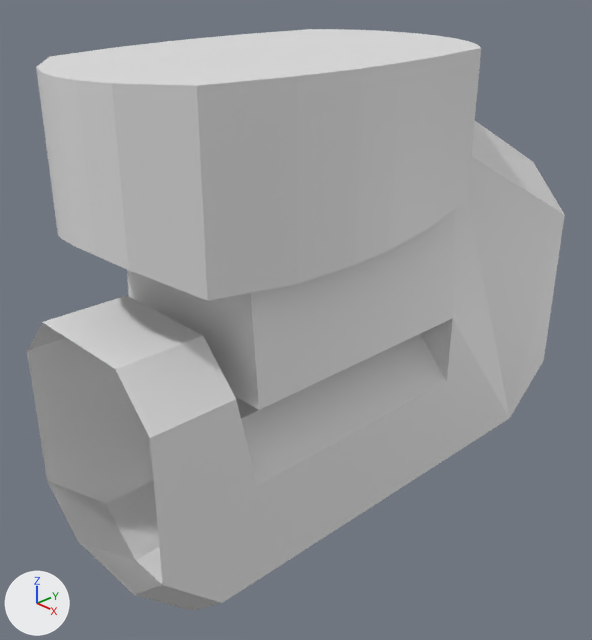
Two versions of the Blender file Models/Squad/Spaces/mk1InlineCockpit.blend, one commit apart.
Both versions are drawn from a 50 mm lens placed at (1.78, -1.83, 1.33), pointed at (-0.05, -0.11, 0.16). Lighting does not change. The marker at lower left points along +X, +Y and +Z.

The first picture shows 'shellCollider', 'windowMask'.
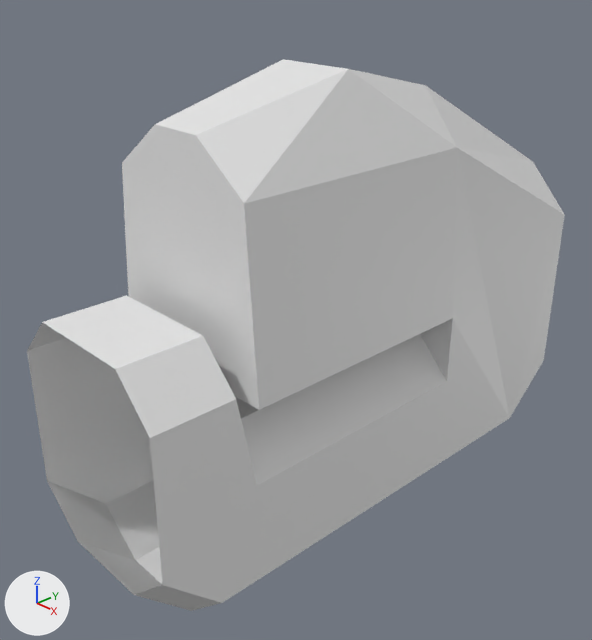
Commit message: remove the custom depth mask from mk1 inline

Where the change shows, as pixel boxes [x1, y1, x2, y2] in the pictures (592 x 640 px):
'windowMask', deleted: before [36, 29, 481, 301]

The change in detail:
Object 'windowMask' (ob_windowmask) is deleted.
